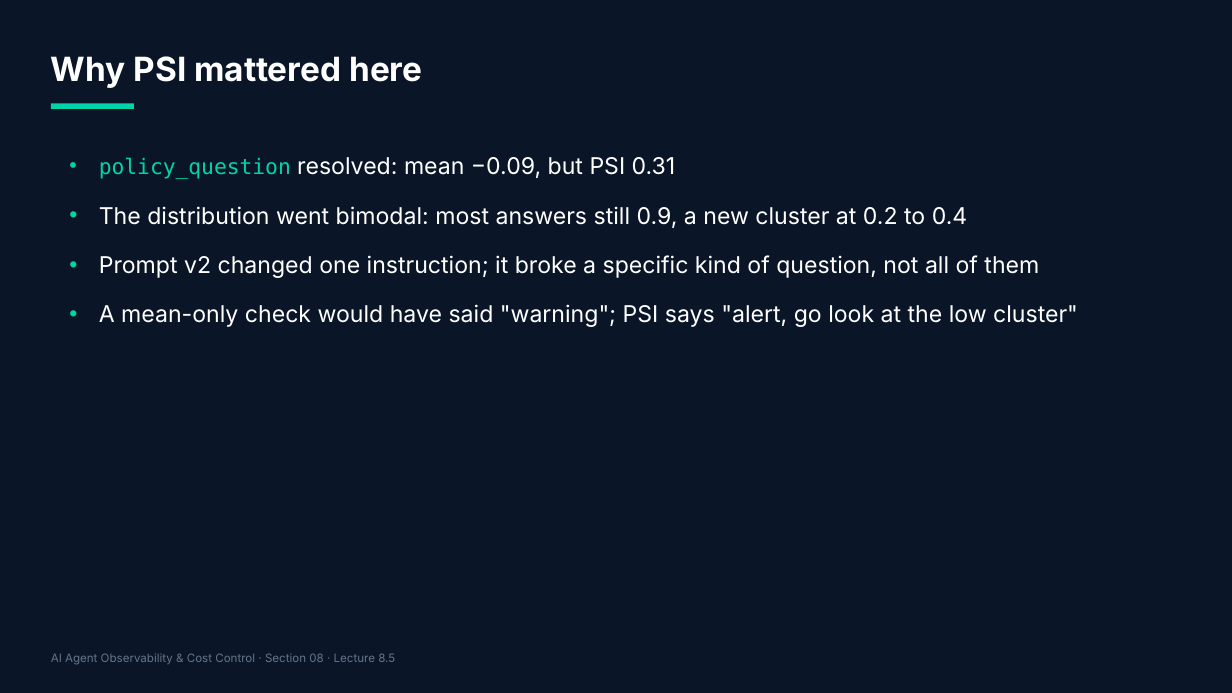
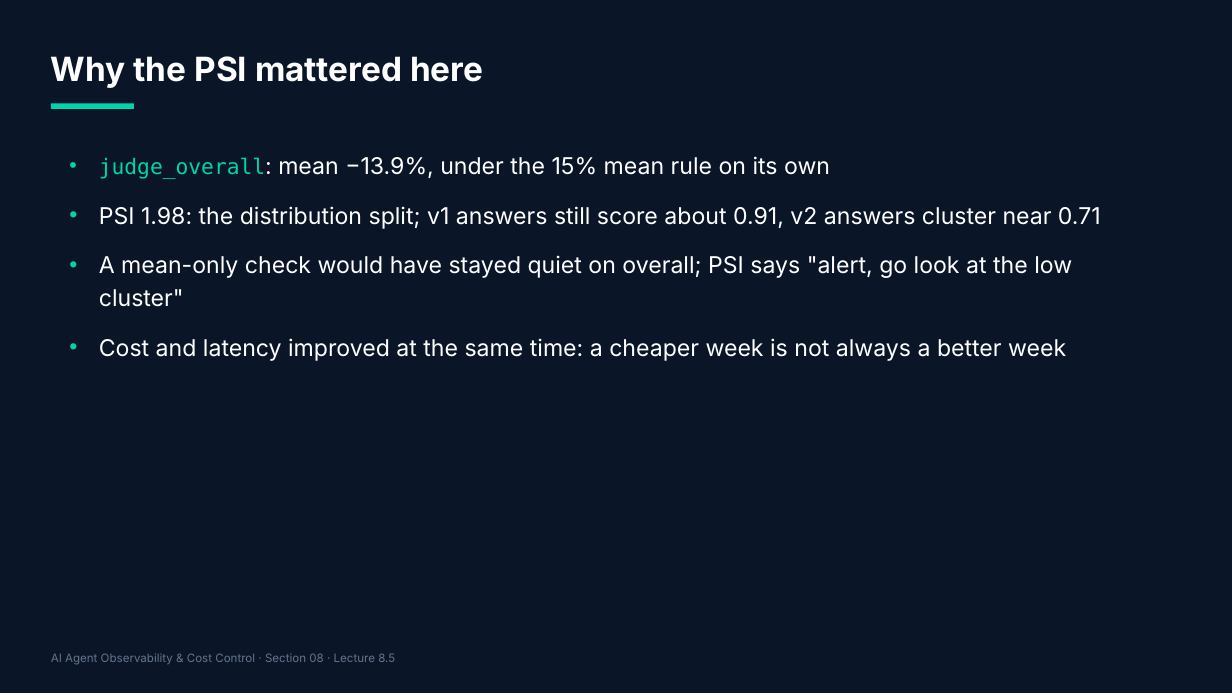
Before and after one commit to adithyagithub27/Course, a slide deck: slide 28 of agent-observability-course/10-graphics/slides/section-08.pptx (slide 22 before the commit). Drawn at 1232x693 pixels with LibreOffice and Linux fonts; fonts in the diff are those of the drawing. Boxes give left, top, right and bottom in pixels: in the first picture for what was removed or moved away, otherwise in the second. Text is boxed around its words. In the diff, an @@ line names an element or a change of style, - is before the commit and + after.

```diff
--- a/agent-observability-course/10-graphics/slides/section-08.pptx
+++ b/agent-observability-course/10-graphics/slides/section-08.pptx
@@ text at [51,56,483,88]: text changed @@
-Why PSI mattered here
+Why the PSI mattered here
@@ text at [99,156,1101,361]: text changed @@
-• policy_question resolved: mean −0.09, but PSI 0.31
-• The distribution went bimodal: most answers still 0.9, a new cluster at 0.2 to 0.4
-• Prompt v2 changed one instruction; it broke a specific kind of question, not all of them
-• A mean-only check would have said "warning"; PSI says "alert, go look at the low cluster"
+• judge_overall: mean −13.9%, under the 15% mean rule on its own
+• PSI 1.98: the distribution split; v1 answers still score about 0.91, v2 answers cluster near 0.71
+• A mean-only check would have stayed quiet on overall; PSI says "alert, go look at the low cluster"
+• Cost and latency improved at the same time: a cheaper week is not always a better week
```
Also in this commit, not shown: 25 other slides changed, 9 slides added, 47 other files.
